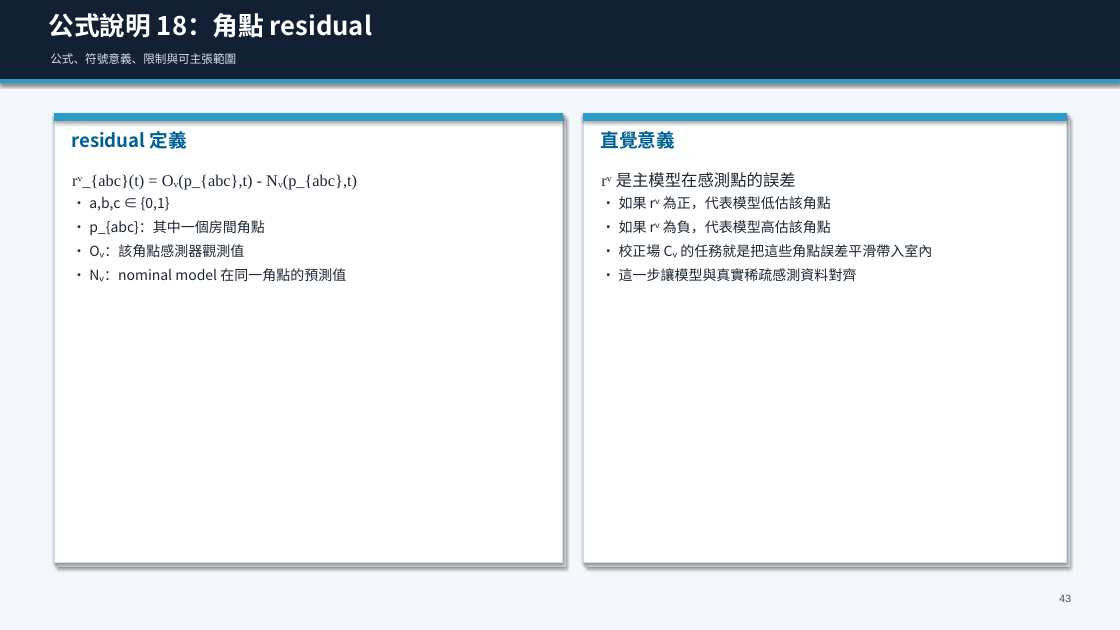
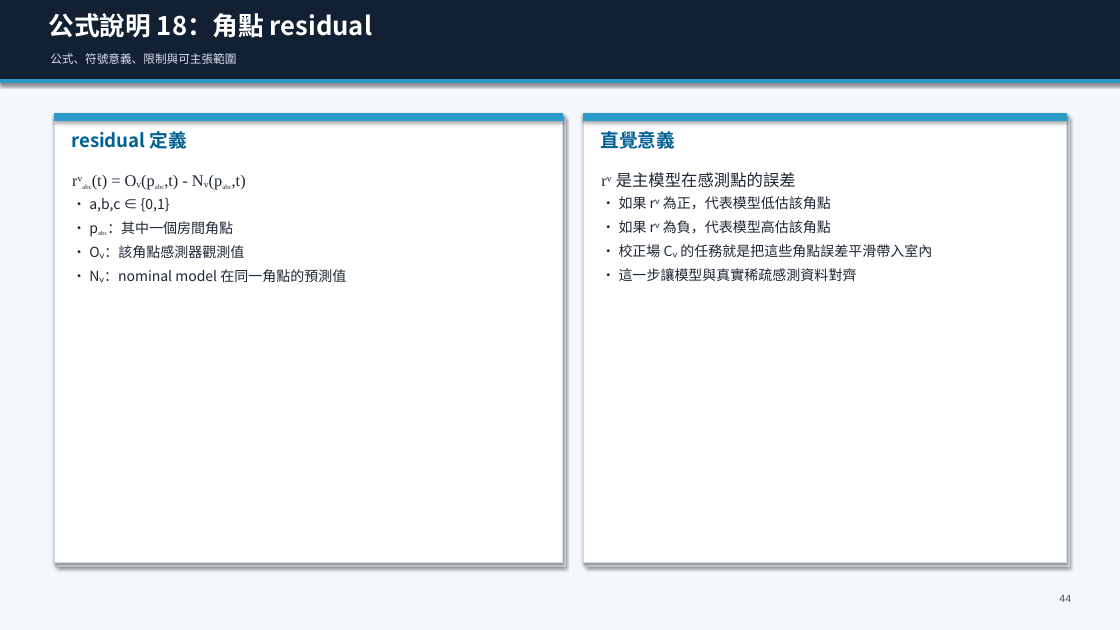
Before and after one commit to Yunitrish006006/A-Spatial-Digital-Twin-Prototype-for-Indoor-Spaces-with-Environmental-Factors, a slide deck: slide 44 of docs/papers/thesis/thesis_presentation_zh_30min.pptx (slide 43 before the commit). Drawn at 1120x630 pixels with LibreOffice and Linux fonts; fonts in the diff are those of the drawing. Boxes give left, top, right and bottom in pixels: in the first picture for what was removed or moved away, otherwise in the second. Text is boxed around its words. In the diff, an @@ line names an element or a change of style, - is before the commit and + after.

```diff
--- a/docs/papers/thesis/thesis_presentation_zh_30min.pptx
+++ b/docs/papers/thesis/thesis_presentation_zh_30min.pptx
@@ text at [92,175,246,190]: text changed @@
-rᵛ_{abc}(t) = Oᵥ(p_{abc},t) - Nᵥ(p_{abc},t)
+rᵛabc(t) = Oᵥ(pabc,t) - Nᵥ(pabc,t)
@@ text at [107,221,233,234]: text changed @@
-• p_{abc}：其中一個房間角點
+• pabc：其中一個房間角點
@@ text at [1059,595,1071,602]: text changed @@
-43
+44
```
Also in this commit, not shown: 39 other slides changed, 1 slide added, 25 other files.
